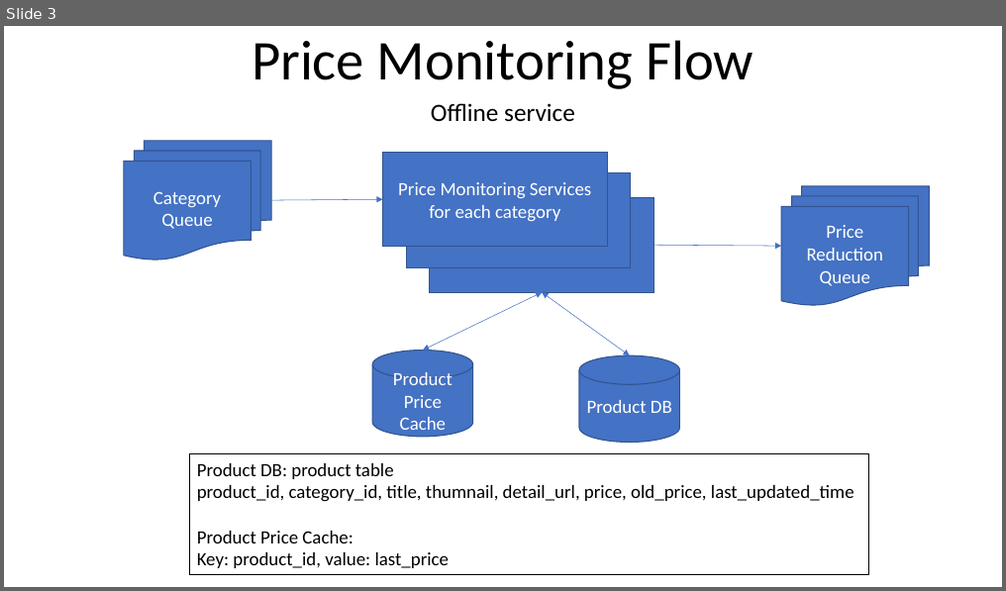
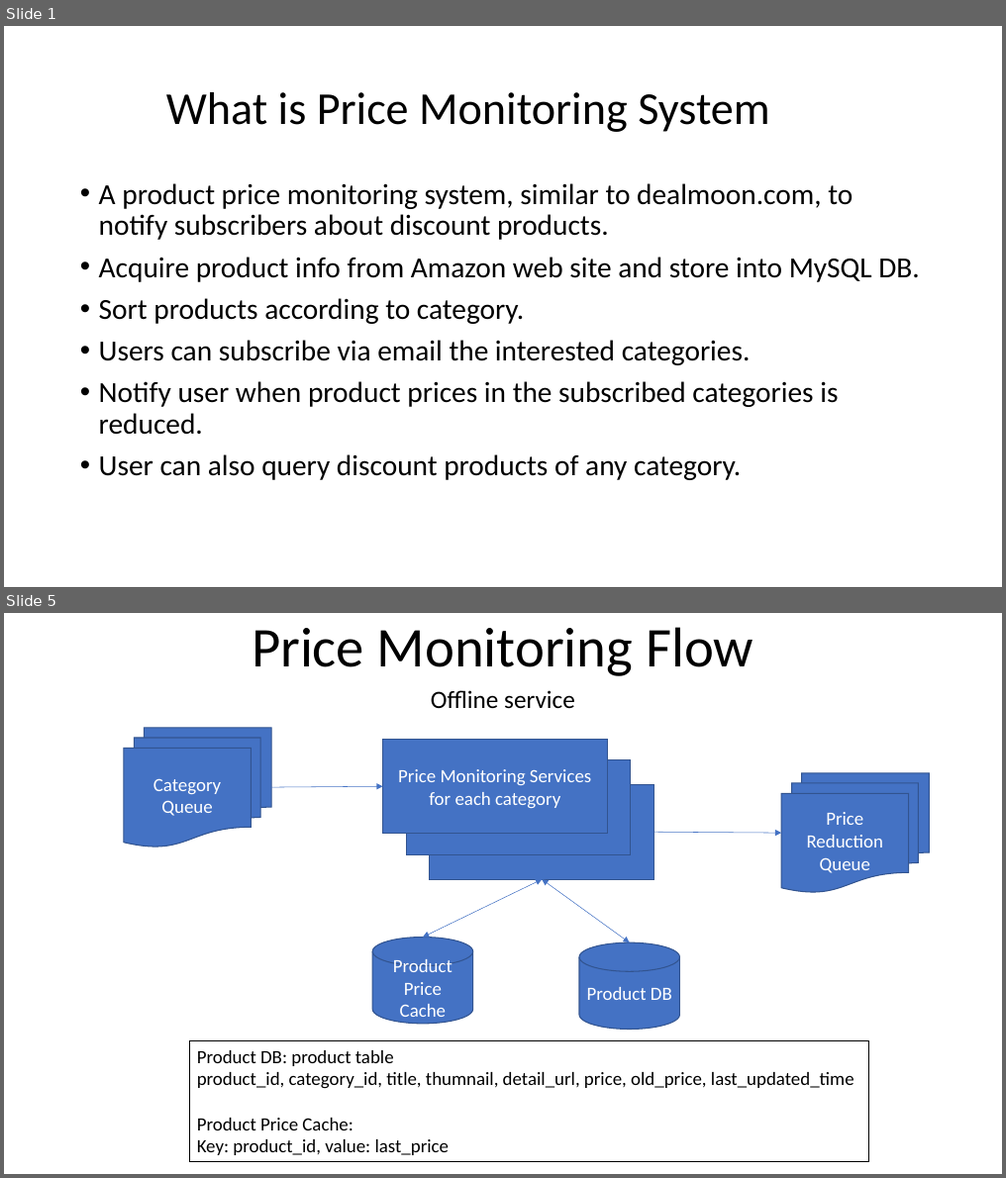
Before and after one commit to youhusky/price-monitoring-system, a slide deck: PriceMonitoringDesign.pptx. Shown one above the other, each under a label of ours: slide 3 before the commit, slides 1 and 5 after it; the slides between them are not shown. The pictures are 1006x591 and 1006x1178 pixels, drawn with LibreOffice and Linux fonts; fonts in the diff are those of the drawing. Boxes give left, top, right and bottom in pixels: in the first picture for what was removed or moved away, otherwise in the second. Text is boxed around its words. In the diff, an @@ line names an element or a change of style, - is before the commit and + after.

```diff
--- a/PriceMonitoringDesign.pptx
+++ b/PriceMonitoringDesign.pptx
@@ slide 1 added at <box>4,26,1002,587</box>, background #FFFFFF @@
@@ title added at <box>166,92,770,132</box>, 44 pt, text #000000 @@
+What is Price Monitoring System
@@ text added at <box>99,183,919,480</box>, 28 pt, text #000000 @@
+• A product price monitoring system, similar to dealmoon.com, to notify subscribers about discount products.
+• Acquire product info from Amazon web site and store into MySQL DB.
+• Sort products according to category.
+• Users can subscribe via email the interested categories.
+• Notify user when product prices in the subscribed categories is reduced.
+• User can also query discount products of any category.
@@ what was slide 3 is now slide 5 @@
```
Also in this commit, not shown: 1 slide changed, 3 other slides added, 2 slides removed, 1 other file.
